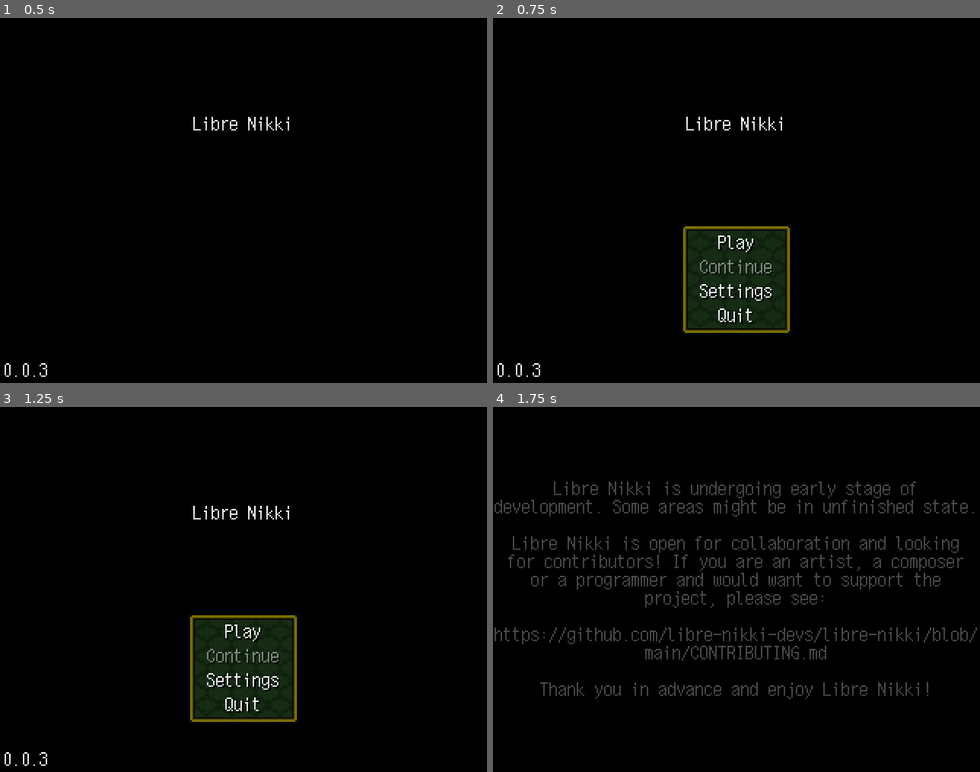
Above: before the commit, frames 1-4 (two rows, left to right).
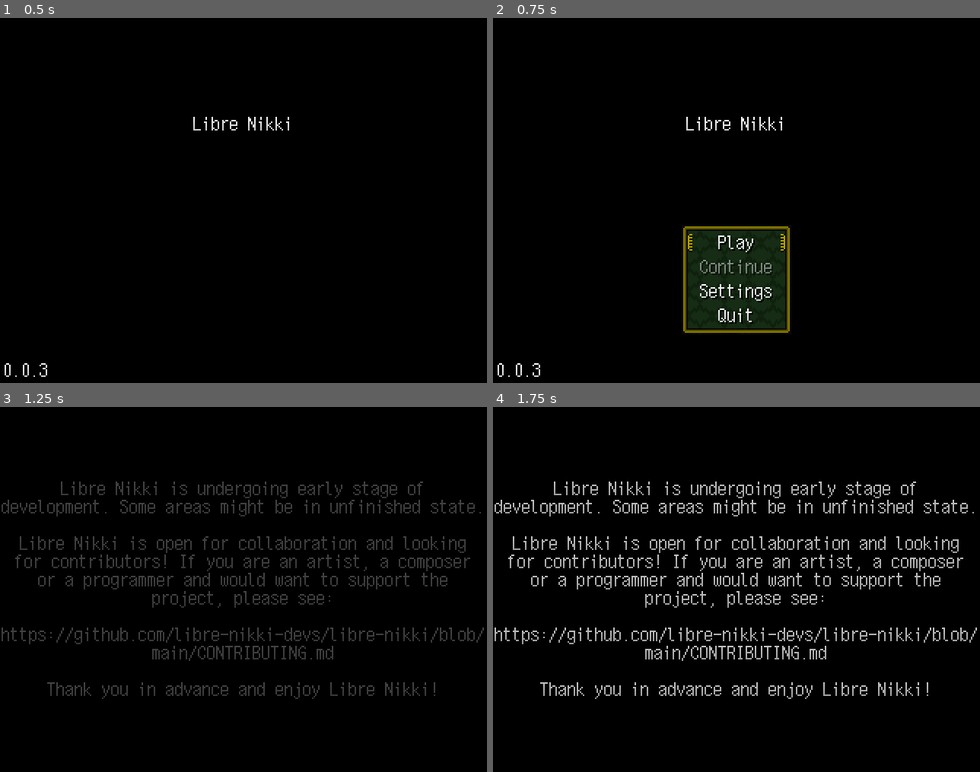
Above: after the commit, the same moments.

Repository: libre-nikki-devs/libre-nikki
Game: Godot game, scene res://scenes/ui/main_menu.tscn
Same seed, same stepped clock (60 frames per second), same inputs: the game is played once before the commit and once after it.
Inputs (mouse positions are in pixels of both pictures, inside the frame that each line leads up to):
- Up to frame 1 (0.5 s): no input
- Up to frame 2 (0.75 s): tap Enter (ui_accept) at 0.5 s; move the mouse to (843, 182) at 0.52 s; hold Right (ui_right) from 0.53 s (still down); click (843, 182) at 0.67 s
- Up to frame 3 (1.25 s): keep holding Right (ui_right); tap Enter (ui_accept) at 0.77 s
- Up to frame 4 (1.75 s): release Right (ui_right) at 1.25 s; click (736, 633) at 1.25 s, where only the run before the commit has a clickable "Play"

Frame 1 is identical in both runs. In frame 2, less than 0.1% of the frame differs, in the area x 40-60%, y 59-65%; in frame 3, 12%, in the area x 0-100%, y 20-99%; in frame 4, 6.3%.

Commit message:
MainMenu: Fix button focus

Diff:
--- a/scripts/ui/main_menu.gd
+++ b/scripts/ui/main_menu.gd
@@ -26,6 +26,8 @@
 @onready var greeting: Control = get_node("Greeting")
 @onready var greeting_label: RichTextLabel = get_node("Greeting/GreetingLabel")
 
+var focus_button: Control = null
+
 var url_hovered: bool = false
 
 func _ready() -> void:
@@ -42,12 +44,12 @@
 		if not DirAccess.get_files_at(save_directory).is_empty():
 			continue_button.disabled = false
 			continue_label.modulate.a = 1.0
-			continue_button.grab_focus()
+			focus_button = continue_button
 			return
 
 	continue_button.disabled = true
 	continue_label.modulate.a = 0.5
-	play_button.grab_focus()
+	focus_button = play_button
 
 func _post_open() -> void:
 	Game.transition_handler.play("fade_in", -1, 2.0)
@@ -62,6 +64,7 @@
 	continue_button.visible = true
 	settings_button.visible = true
 	quit_button.visible = true
+	focus_button.grab_focus()
 
 func _input(event: InputEvent) -> void:
 	if (event.is_action_pressed("ui_accept") or event.is_action_pressed("ui_cancel")) and not get_tree().paused:
